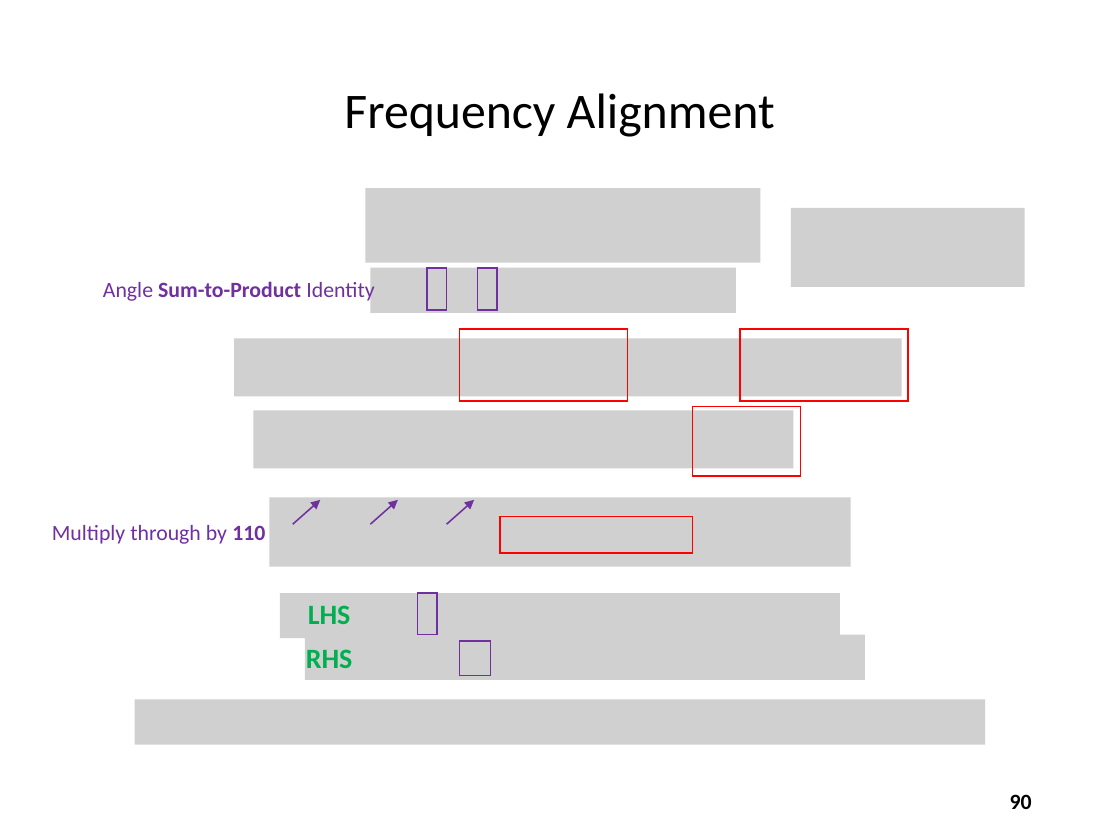
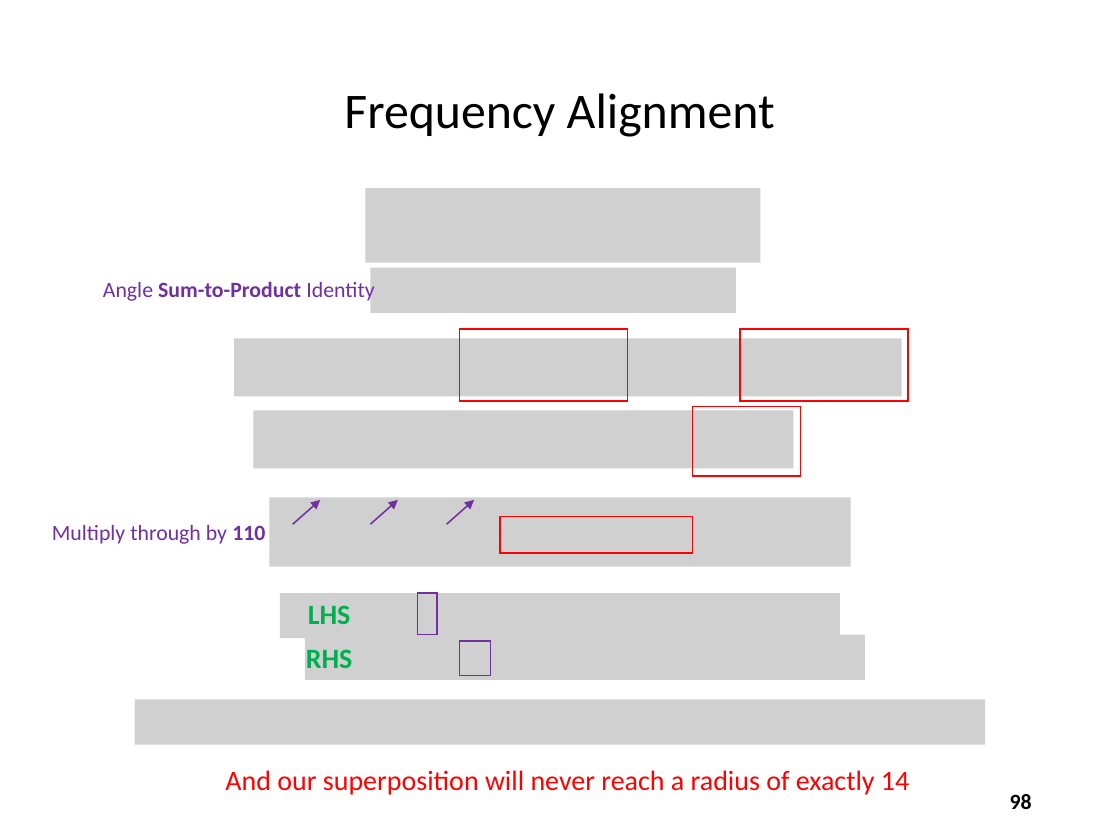
Before and after one commit to dbiersach/scicomp101, a slide deck: slide 98 of Session 07 - Trigonometry and Polar Graphs/Session 07 - Trigonometry and Polar Graphs.pptx (slide 90 before the commit). Drawn at 1120x840 pixels with LibreOffice and Linux fonts; fonts in the diff are those of the drawing; grey boxes stand for pictures. Boxes give left, top, right and bottom in pixels: in the first picture for what was removed or moved away, otherwise in the second. Text is boxed around its words. In the diff, an @@ line names an element or a change of style, - is before the commit and + after.

```diff
--- a/Session 07 - Trigonometry and Polar Graphs/Session 07 - Trigonometry and Polar Graphs.pptx
+++ b/Session 07 - Trigonometry and Polar Graphs/Session 07 - Trigonometry and Polar Graphs.pptx
@@ picture removed at [791,208,1025,288] @@
@@ rectangle removed at [427,268,447,309] @@
@@ rectangle removed at [477,268,497,309] @@
@@ text added at [225,770,909,795], 18 pt, text #FF0000 @@
+And our superposition will never reach a radius of exactly 14
@@ page number at [1010,794,1032,809]: text changed @@
-90
+98
```
Also in this commit, not shown: 17 other slides changed, 9 slides added, 1 slide removed, 1 other file.
